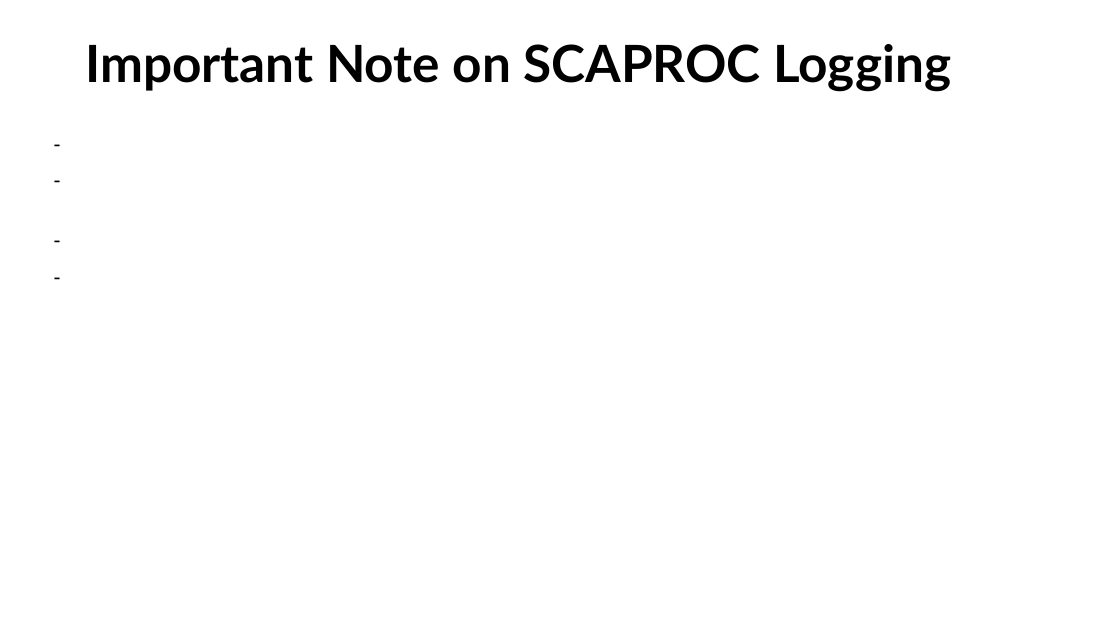
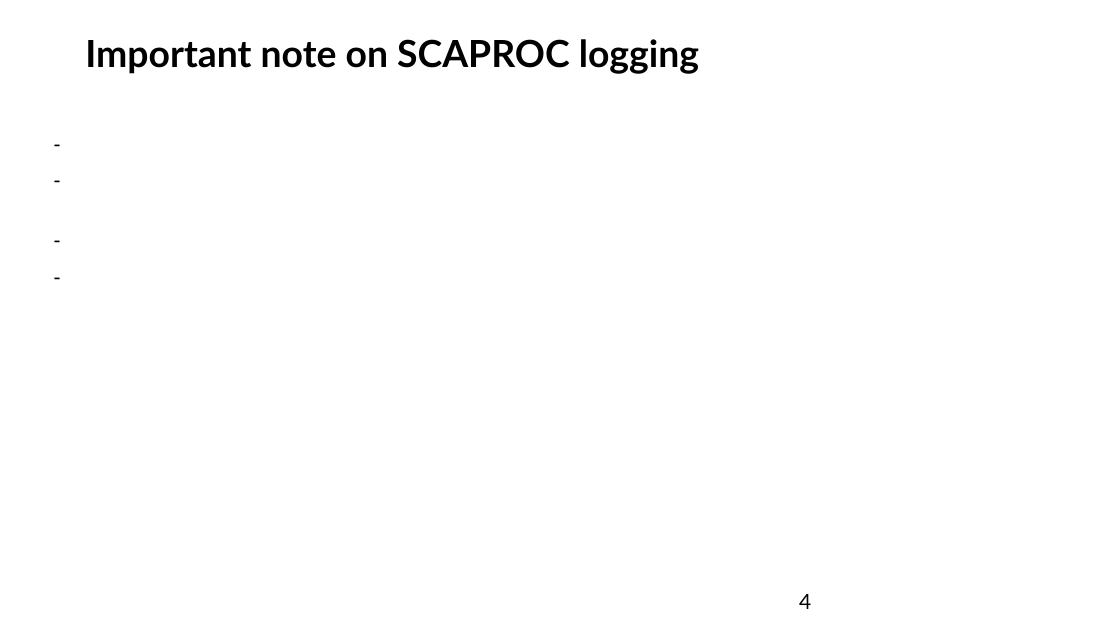
Before and after one commit to FSchwertfeger/Scaproc, a slide deck: slide 4 of proc scaproc.ppt. Drawn at 1120x630 pixels with LibreOffice and Linux fonts; fonts in the diff are those of the drawing. Boxes give left, top, right and bottom in pixels: in the first picture for what was removed or moved away, otherwise in the second. Text is boxed around its words. In the diff, an @@ line names an element or a change of style, - is before the commit and + after.

```diff
--- a/proc scaproc.ppt
+++ b/proc scaproc.ppt
@@ title at box(85, 39, 699, 74): text changed; size 44 to 32 pt @@
-Important Note on SCAPROC Logging
+Important note on SCAPROC logging
@@ page number added at box(799, 594, 811, 609), 18 pt, text #000000 @@
+4
```
Also in this commit, not shown: 9 other slides changed, 9 slides added, 5 slides removed, 33 other files.
